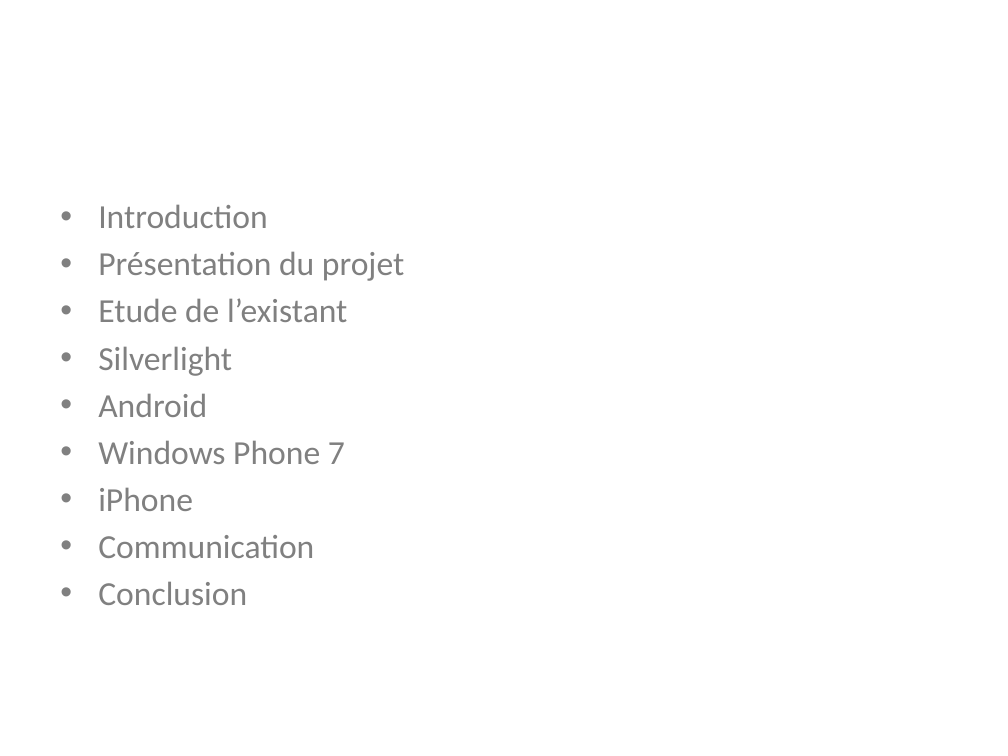
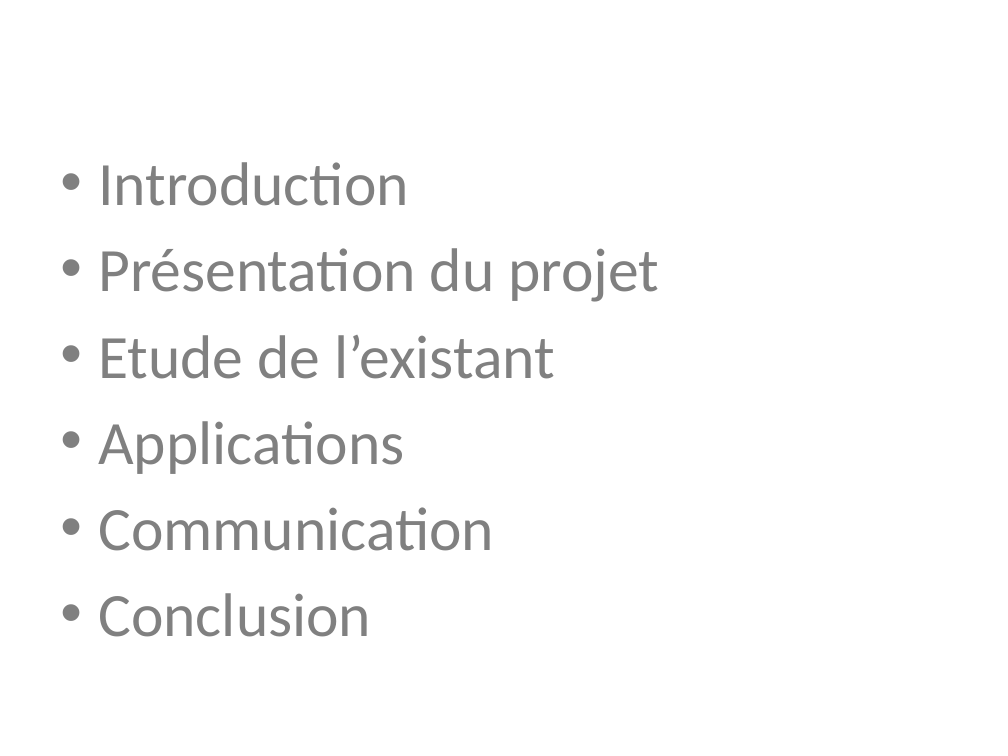
Before and after one commit to Riges/eip-silverlight, a slide deck: slide 2 of Docs/eip 10.09.11/myNETwork.pptx. Drawn at 1008x756 pixels with LibreOffice and Linux fonts; fonts in the diff are those of the drawing; background and template pictures are left out. Boxes give left, top, right and bottom in pixels: in the first picture for what was removed or moved away, otherwise in the second. Text is boxed around its words. In the diff, an @@ line names an element or a change of style, - is before the commit and + after.

```diff
--- a/Docs/eip 10.09.11/myNETwork.pptx
+++ b/Docs/eip 10.09.11/myNETwork.pptx
@@ text "Introduction": place and size @@
-text "Introduction" at box(98, 204, 404, 605)
+text "Introduction" at box(98, 162, 659, 637)
@@ text at box(98, 162, 659, 637): size 24 to 44 pt in "Introduction", "Présentation du projet", "Etude de l’existant", "Communication" and 1 more places; more space between paragraphs @@
@@ text at box(98, 421, 404, 474): text changed; size 24 to 44 pt @@
-• Silverlight
-• Android
-• Windows Phone 7
-• iPhone
+• Applications
```
Also in this commit, not shown: 13 other slides changed, 2 slides added, 2 slides removed, 2 other files.
